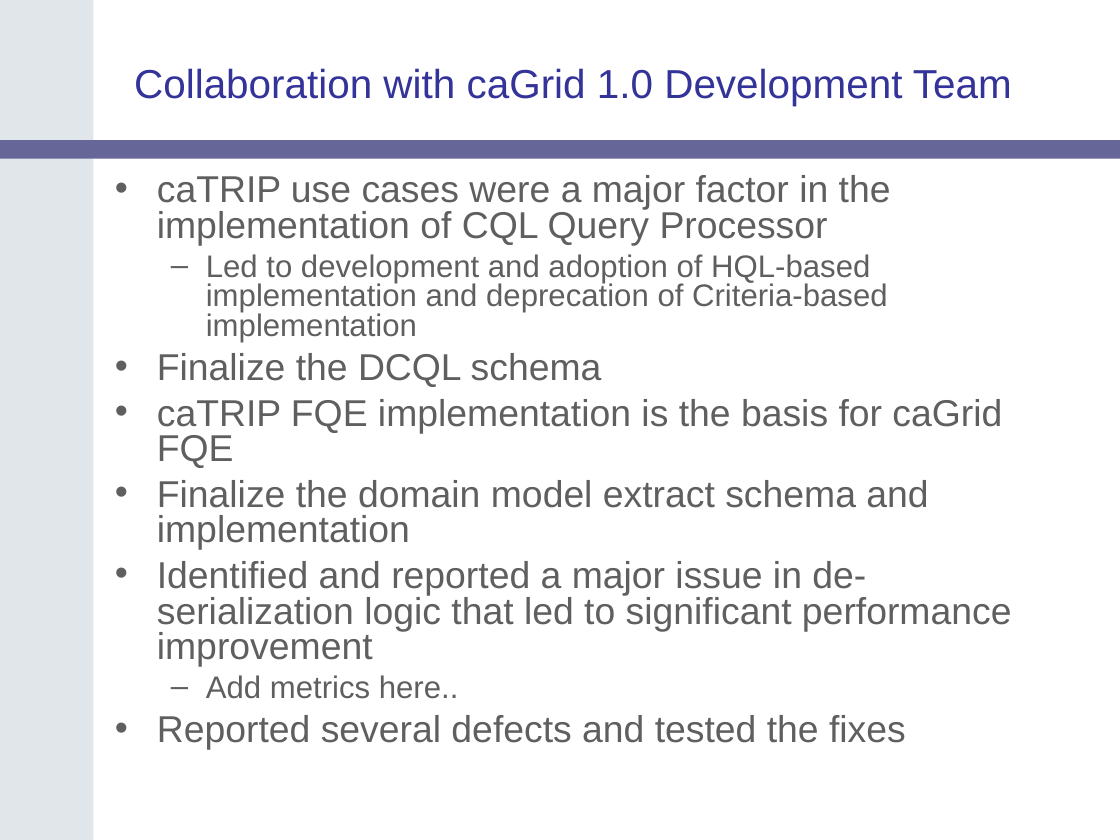
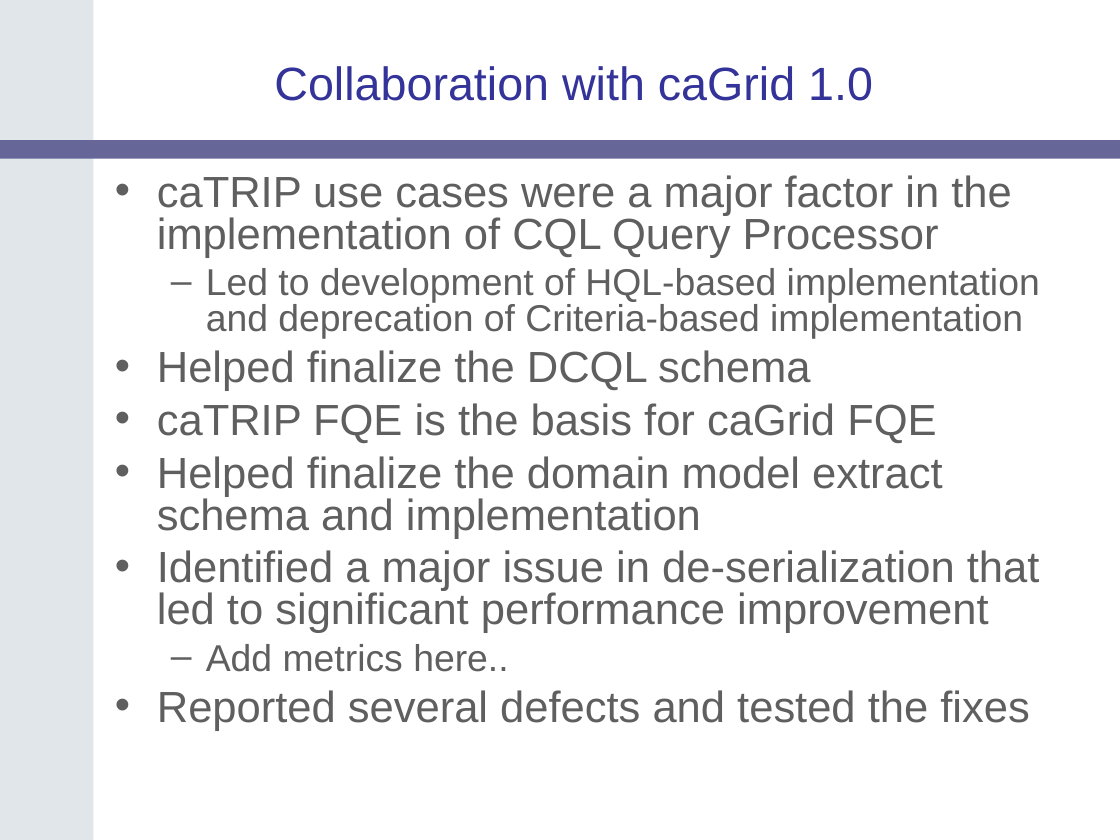
Before and after one commit to NCIP/catrip, a slide deck: slide 16 of catrip/documentation/presentations/catrip_beta_demo_2006_11_01/catrip_demo_2006_11_01.ppt. Drawn at 1120x840 pixels with LibreOffice and Linux fonts; fonts in the diff are those of the drawing; background and template pictures are left out. Boxes give left, top, right and bottom in pixels: in the first picture for what was removed or moved away, otherwise in the second. Text is boxed around its words. In the diff, an @@ line names an element or a change of style, - is before the commit and + after.

Commit message:
changed collaboration slide a little
SVN-Revision: 1097

```diff
--- a/catrip/documentation/presentations/catrip_beta_demo_2006_11_01/catrip_demo_2006_11_01.ppt
+++ b/catrip/documentation/presentations/catrip_beta_demo_2006_11_01/catrip_demo_2006_11_01.ppt
@@ title at (x1=274, y1=66, x2=873, y2=101): text changed; size 26 to 30 pt @@
-Collaboration with caGrid 1.0 Development Team
+Collaboration with caGrid 1.0
@@ text at (x1=157, y1=175, x2=1029, y2=731): size 24 to 28 pt in "caTRIP use cases were a major factor ...", "Reported several defects and tested the fixes"; size 20 to 24 pt in "Add metrics here.."; more space between paragraphs @@
@@ text at (x1=157, y1=268, x2=1040, y2=633): text changed; size 24 to 28 pt @@
-  – Led to development and adoption of HQL-based implementation and deprecation of Criteria-based implementation
-• Finalize the DCQL schema
-• caTRIP FQE implementation is the basis for caGrid FQE
-• Finalize the domain model extract schema and implementation
-• Identified and reported a major issue in de-serialization logic that led to significant performance improvement
+  – Led to development of HQL-based implementation and deprecation of Criteria-based implementation
+• Helped finalize the DCQL schema
+• caTRIP FQE is the basis for caGrid FQE
+• Helped finalize the domain model extract schema and implementation
+• Identified a major issue in de-serialization that led to significant performance improvement
```
Also in this commit, not shown: 2 other slides changed.
